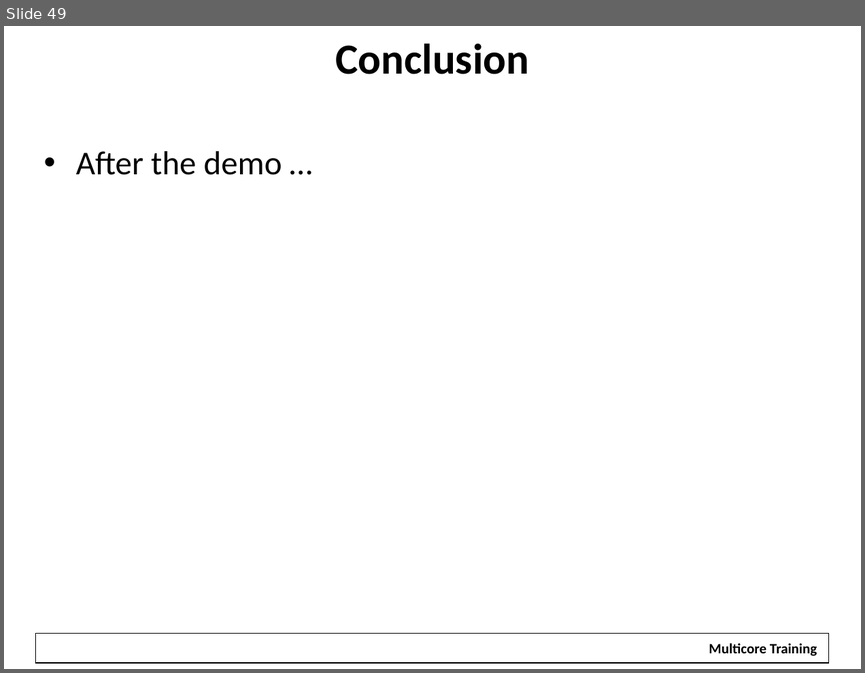
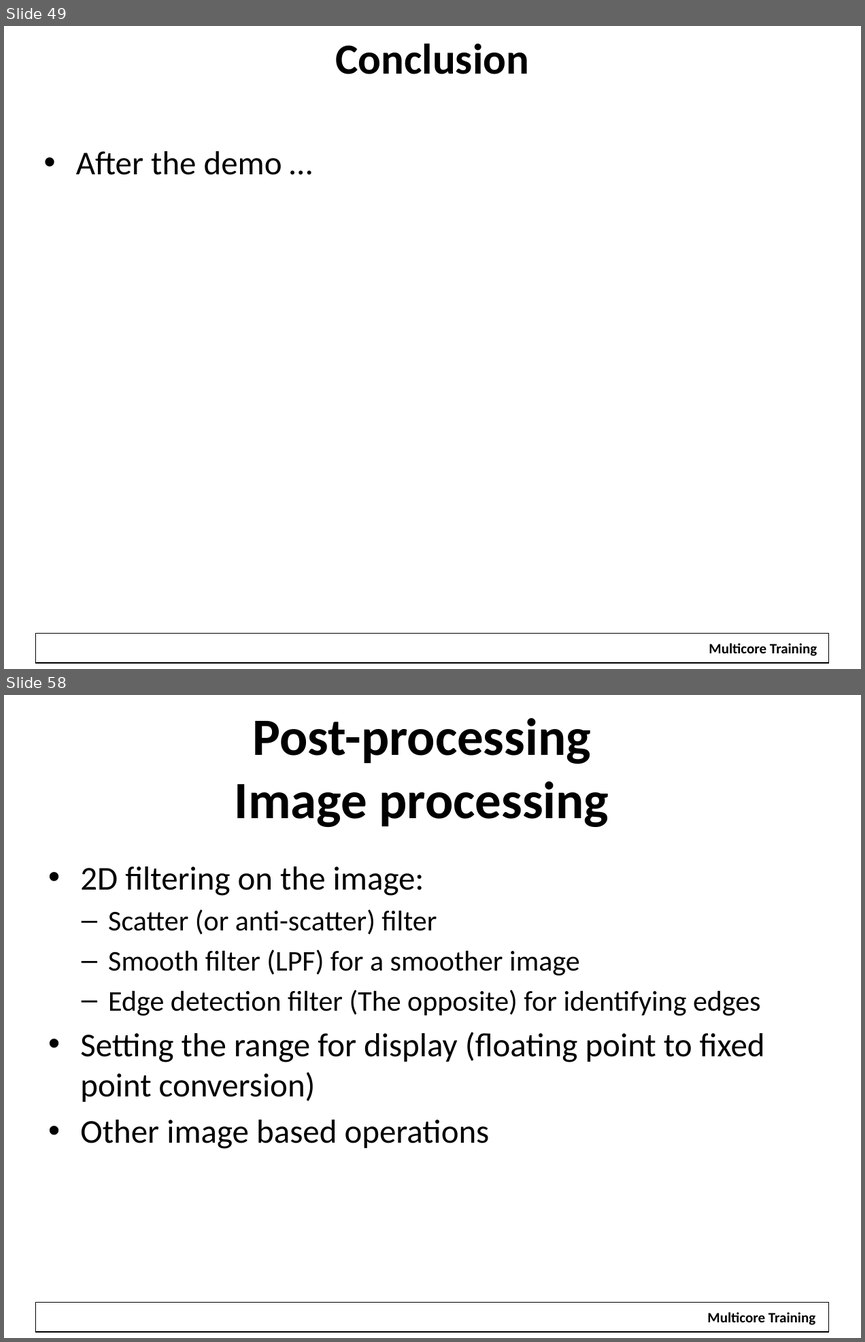
Before and after one commit to hari1989/keystone-workshop, a slide deck: slides/KeyStone Multicore Design.pptx. Shown one above the other, each under a label of ours: slide 49 before the commit, slides 49 and 58 after it; the slides between them are not shown. The pictures are 865x673 and 865x1342 pixels, drawn with LibreOffice and Linux fonts; fonts in the diff are those of the drawing; background and template pictures are left out. Boxes give left, top, right and bottom in pixels: in the first picture for what was removed or moved away, otherwise in the second. Text is boxed around its words. In the diff, an @@ line names an element or a change of style, - is before the commit and + after.

```diff
--- a/slides/KeyStone Multicore Design.pptx
+++ b/slides/KeyStone Multicore Design.pptx
@@ slide 58 added at [4, 695, 861, 1338], background #FFFFFF; not listed: 1 template element that a slide beside it also shows @@
@@ title added at [235, 718, 609, 827], 44 pt, text #000000, bold @@
+Post-processing
+Image processing
@@ text added at [80, 866, 765, 1149], 24 pt, text #000000 @@
+• 2D filtering on the image:
+  – Scatter (or anti-scatter) filter
+  – Smooth filter (LPF) for a smoother image
+  – Edge detection filter (The opposite) for identifying edges
+• Setting the range for display (floating point to fixed point conversion)
+• Other image based operations
@@ rectangle added at [698, 1304, 825, 1330], fill #FFFFFF, 12 pt, text #000000, bold @@
+Multicore Training
```
Also in this commit, not shown: 29 other slides added.
